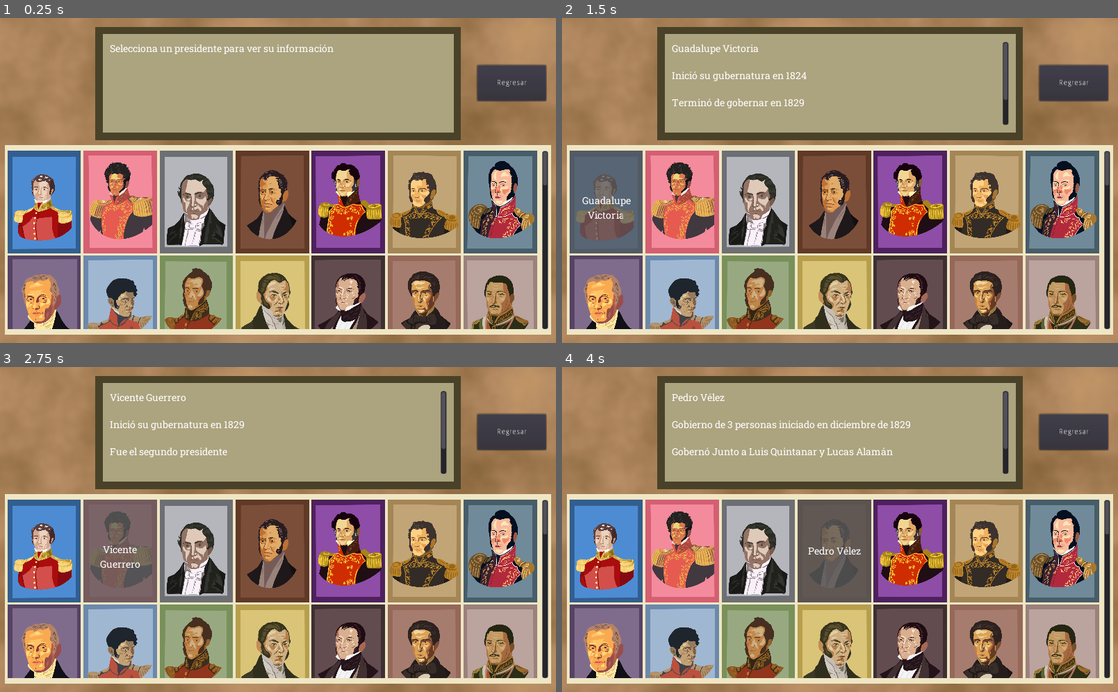
Above: before the commit, frames 1-4 (two rows, left to right).
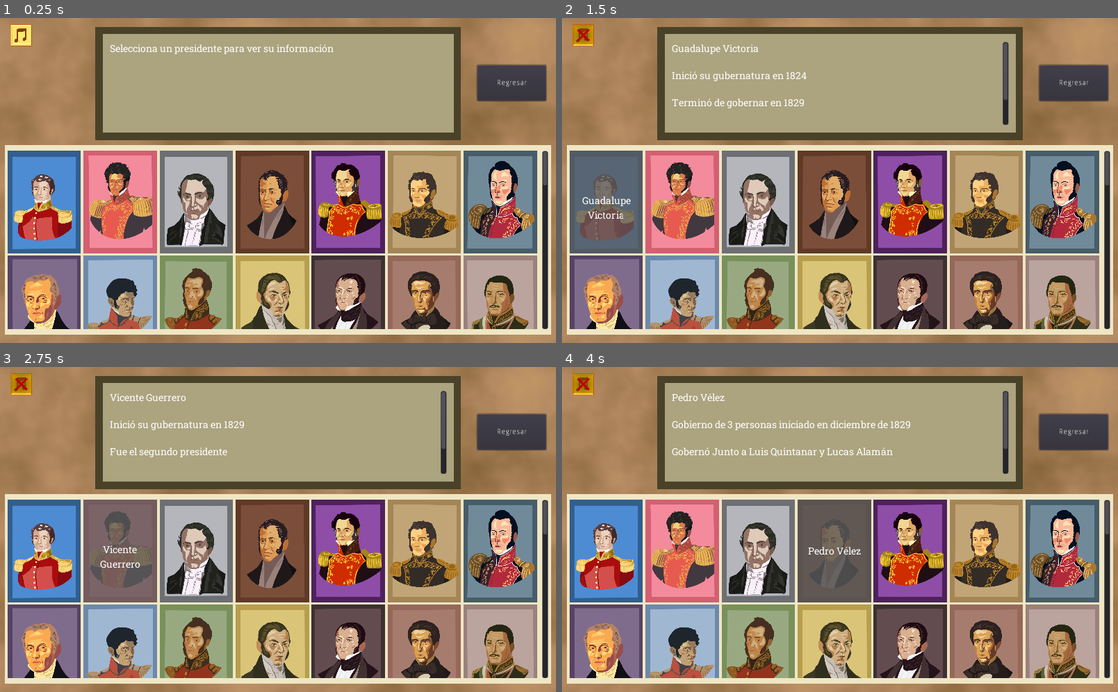
Above: after the commit, the same moments.

Repository: BryanWi/AdivinaQuien
Game: Godot game, scene res://game/estudio/Estudio.tscn
Same seed, same stepped clock (60 frames per second), same inputs: the game is played once before the commit and once after it. This scene is started directly instead of the project's main scene. The engine's default icon, where the game draws it, is replaced by a stand-in: a white triangle on a blue panel in a dark square. Sound files missing from this copy of the repository are replaced by a short silence.
Inputs (mouse positions are in pixels of both pictures, inside the frame that each line leads up to):
- Up to frame 1 (0.25 s): no input
- Up to frame 2 (1.5 s): click (584, 34) at 0.52 s; click (606, 203) at 1.25 s
- Up to frame 3 (2.75 s): click (122, 552) at 2 s
- Up to frame 4 (4 s): click (756, 552) at 2.75 s; click (834, 552) at 3.5 s

The runs differ from the first frame. In frame 1, 0.3% of the frame differs, in the area x 1-6%, y 1-9%; in frame 2, 0.3%; in frame 3, 0.3%; in frame 4, 0.3%.

Commit message:
Mute musica en modo estudio

Diff:
--- a/game/estudio/Estudio.gd
+++ b/game/estudio/Estudio.gd
@@ -75,3 +75,10 @@
 
 func _on_Regresar_button_down():
 	Global.change_scene("main_menu")
+
+
+func _on_music_mute_button_down():
+	if $Sonidos/music_mute.pressed == false:
+		$Sonidos/musica_fx.playing = false
+	else:
+		$Sonidos/musica_fx.playing = true
--- a/game/estudio/Estudio.tscn
+++ b/game/estudio/Estudio.tscn
@@ -6,6 +6,8 @@
 [ext_resource path="res://assets/sonidos/Nivel 1.mp3" type="AudioStream" id=4]
 [ext_resource path="res://game/estudio/Estudio.gd" type="Script" id=5]
 [ext_resource path="res://assets/font/RobotoSlab-VariableFont_wght.ttf" type="DynamicFontData" id=6]
+[ext_resource path="res://assets/icon/Sound_off.png" type="Texture" id=7]
+[ext_resource path="res://assets/icon/Sound_on.png" type="Texture" id=8]
 
 [sub_resource type="Theme" id=1]
 
@@ -114,11 +116,21 @@
 volume_db = -8.667
 mix_target = 1
 
-[node name="error_fx2" type="AudioStreamPlayer" parent="Sonidos"]
+[node name="musica_fx" type="AudioStreamPlayer" parent="Sonidos"]
 stream = ExtResource( 4 )
 volume_db = -11.133
 autoplay = true
 mix_target = 1
+
+[node name="music_mute" type="TextureButton" parent="Sonidos"]
+margin_left = 19.0
+margin_top = 12.0
+margin_right = 59.0
+margin_bottom = 52.0
+toggle_mode = true
+texture_normal = ExtResource( 8 )
+texture_pressed = ExtResource( 7 )
+expand = true
 
 [node name="WinScreen" type="ColorRect" parent="."]
 visible = false
@@ -143,3 +155,4 @@
 
 [connection signal="button_down" from="Regresar" to="." method="_on_Regresar_button_down"]
 [connection signal="finished" from="Sonidos/win_fx" to="." method="_on_win_fx_finished"]
+[connection signal="button_down" from="Sonidos/music_mute" to="." method="_on_music_mute_button_down"]
Not shown: 1 places in game/estudio/Estudio.tscn that only renumber resources
